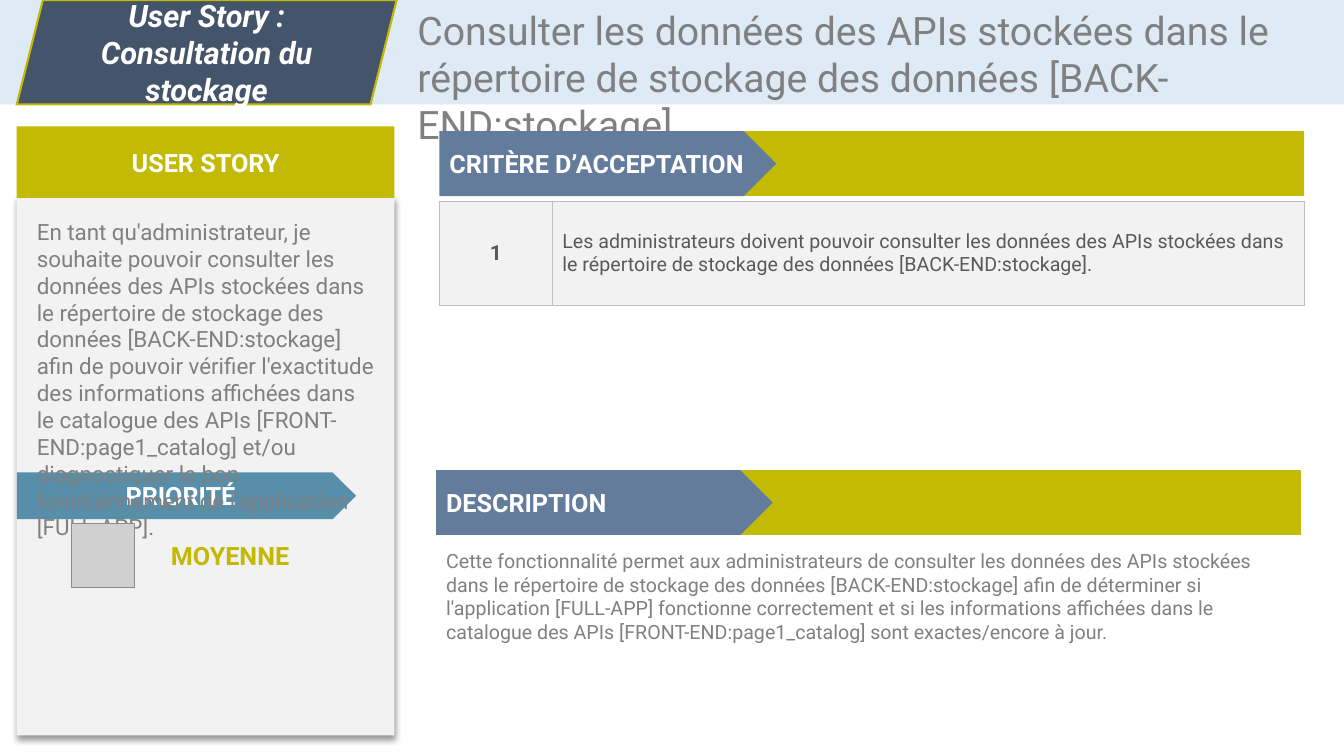
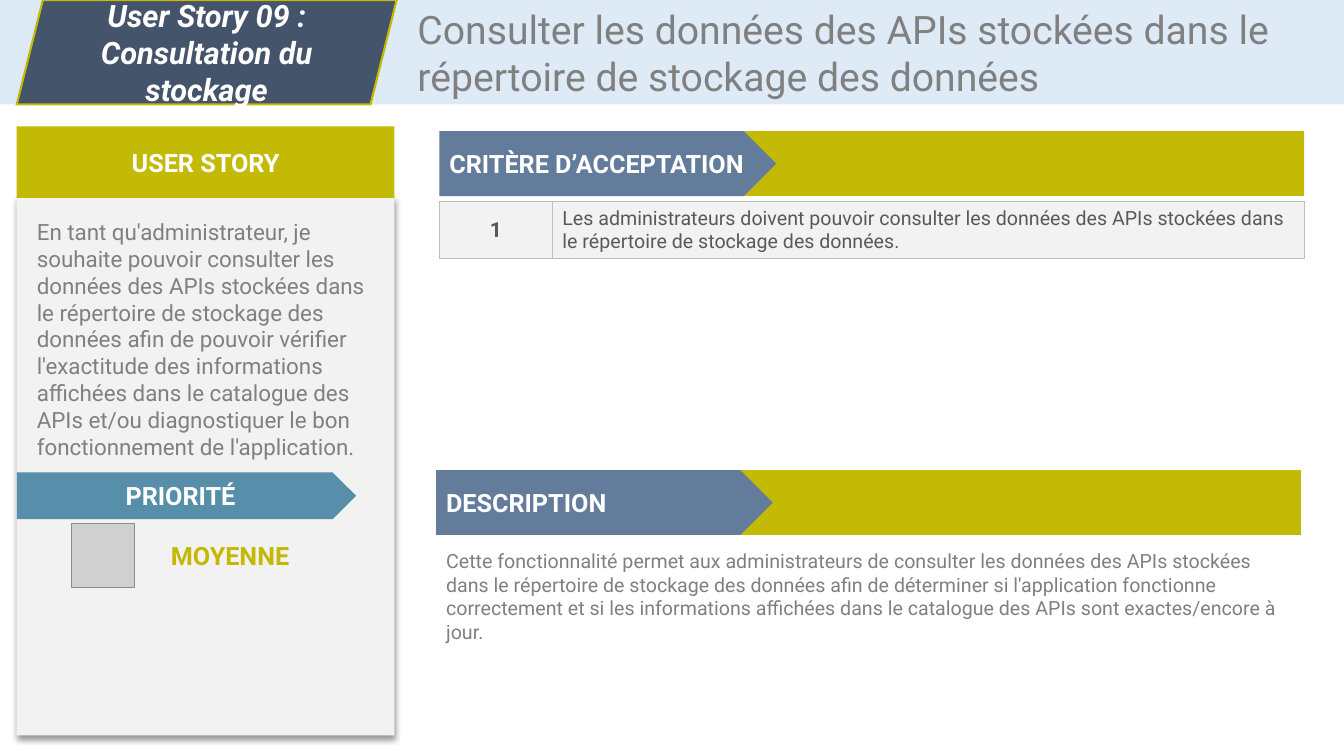
Before and after one commit to CC4K/api-catalog-development, a slide deck: slide 10 of reports/user-stories/user-stories.odp. Drawn at 1344x756 pixels with LibreOffice and Linux fonts; fonts in the diff are those of the drawing; grey boxes stand for pictures. Boxes give left, top, right and bottom in pixels: in the first picture for what was removed or moved away, otherwise in the second. Text is boxed around its words. In the diff, an @@ line names an element or a change of style, - is before the commit and + after.

Commit message:
Cahier des charges 85% terminé
Importé user stories propres
Exigences fonctionnelles et techniques avec MoSCoW
Glossaire

```diff
--- a/reports/user-stories/user-stories.odp
+++ b/reports/user-stories/user-stories.odp
@@ text in parallelogram at (x1=107, y1=0, x2=290, y2=34): text changed @@
-User Story :
+User Story 09 :
@@ text at (x1=417, y1=14, x2=1269, y2=99): text changed @@
-Consulter les données des APIs stockées dans le répertoire de stockage des données [BACK-END:stockage]
+Consulter les données des APIs stockées dans le répertoire de stockage des données
@@ table at (x1=439, y1=201, x2=1304, y2=259) @@
-row 1, column 2: Les administrateurs doivent pouvoir consulter les données des APIs stockées dans le répertoire de stockage des données [BACK-END:stockage].
+row 1, column 2: Les administrateurs doivent pouvoir consulter les données des APIs stockées dans le répertoire de stockage des données.
@@ text at (x1=37, y1=223, x2=365, y2=460): text changed @@
-En tant qu'administrateur, je souhaite pouvoir consulter les données des APIs stockées dans le répertoire de stockage des données [BACK-END:stockage] afin de pouvoir vérifier l'exactitude des informations affichées dans le catalogue des APIs [FRONT-END:page1_catalog] et/ou diagnostiquer le bon fonctionnement de l'application [FULL-APP].
+En tant qu'administrateur, je souhaite pouvoir consulter les données des APIs stockées dans le répertoire de stockage des données afin de pouvoir vérifier l'exactitude des informations affichées dans le catalogue des APIs et/ou diagnostiquer le bon fonctionnement de l'application.
@@ text at (x1=446, y1=553, x2=1276, y2=643): text changed @@
-Cette fonctionnalité permet aux administrateurs de consulter les données des APIs stockées dans le répertoire de stockage des données [BACK-END:stockage] afin de déterminer si l'application [FULL-APP] fonctionne correctement et si les informations affichées dans le catalogue des APIs [FRONT-END:page1_catalog] sont exactes/encore à jour.
+Cette fonctionnalité permet aux administrateurs de consulter les données des APIs stockées dans le répertoire de stockage des données afin de déterminer si l'application fonctionne correctement et si les informations affichées dans le catalogue des APIs sont exactes/encore à jour.
```
Also in this commit, not shown: 14 other slides changed, 1 slide added, 26 other files.
